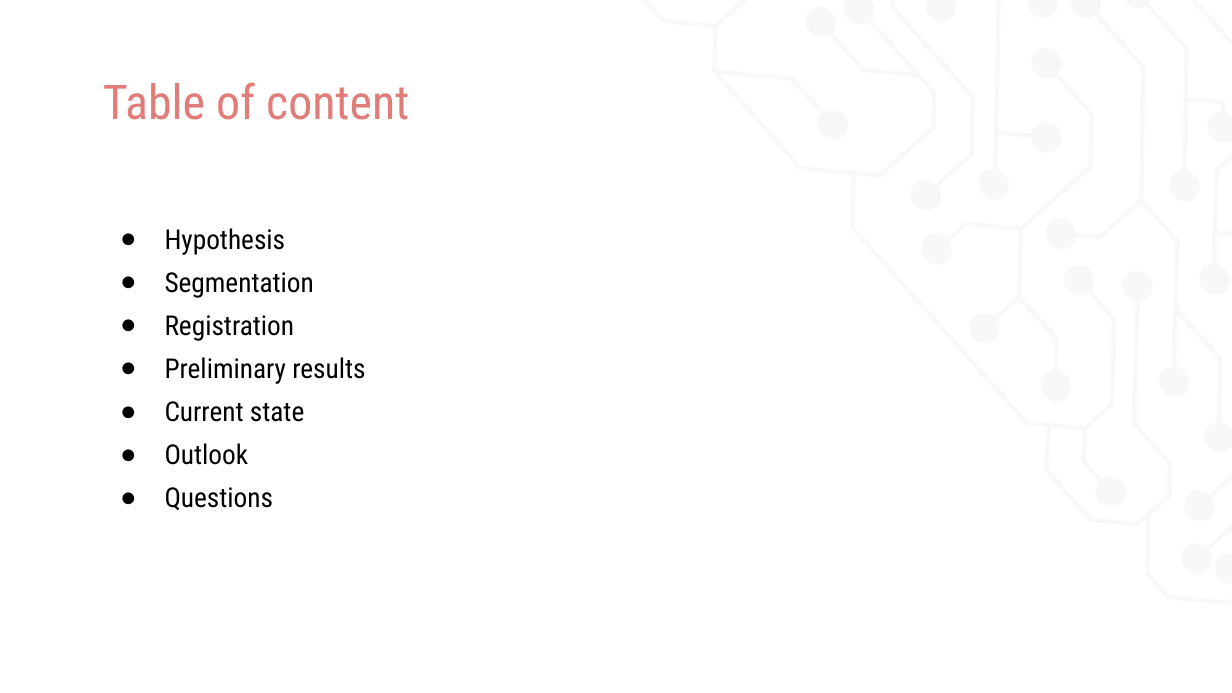
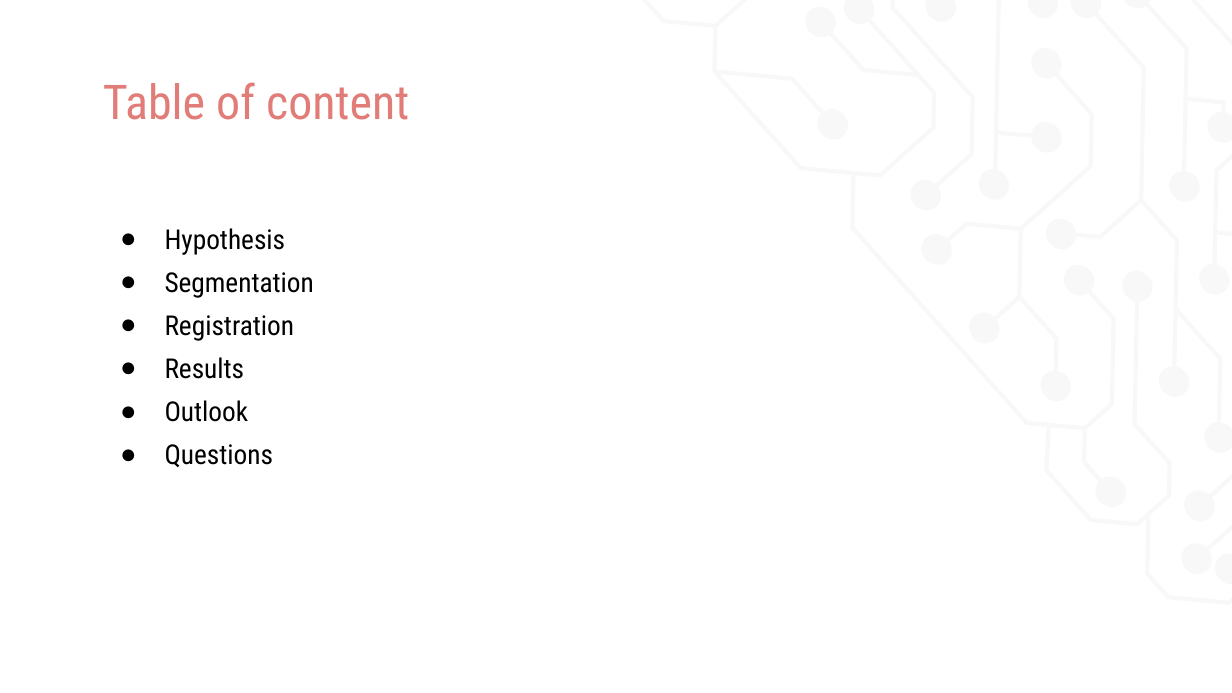
Before and after one commit to uro1012/MIALab, a slide deck: slide 2 of presentation/Presentation.pptx. Drawn at 1232x693 pixels with LibreOffice and Linux fonts; fonts in the diff are those of the drawing. Boxes give left, top, right and bottom in pixels: in the first picture for what was removed or moved away, otherwise in the second. Text is boxed around its words. In the diff, an @@ line names an element or a change of style, - is before the commit and + after.

Commit message:
updated outlook and results for final presentation

```diff
--- a/presentation/Presentation.pptx
+++ b/presentation/Presentation.pptx
@@ text at (165, 357, 245, 379): text changed @@
-● Preliminary results
-● Current state
+● Results
```
Also in this commit, not shown: 1 other slide changed, 3 slides added, 2 slides removed.
